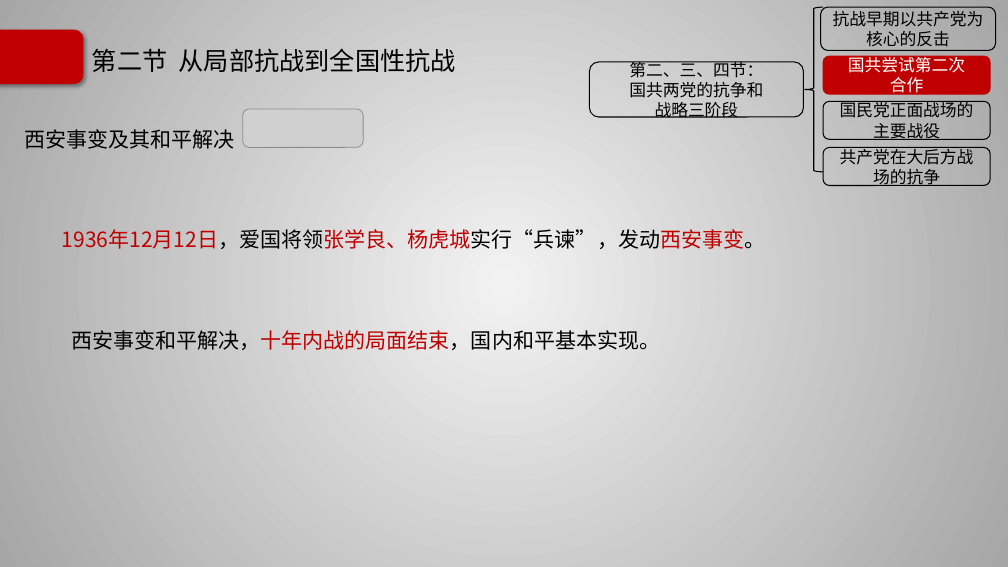
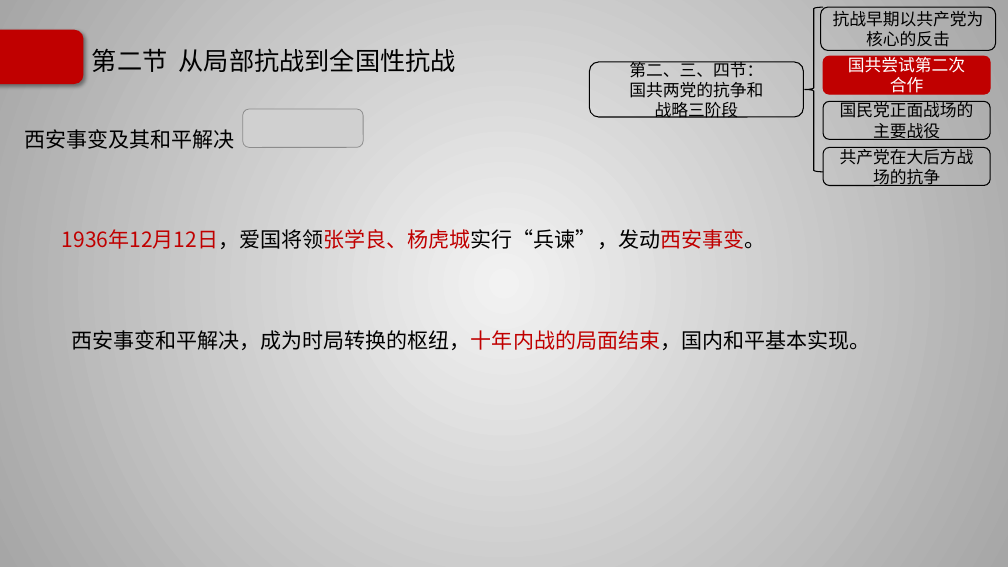
Before and after one commit to Call-me-zhy/tangtang, a slide deck: slide 9 of 5 中国近现代史纲要/课件/中国近现代史纲要精讲6.pptx. Drawn at 1008x567 pixels with LibreOffice and Linux fonts; fonts in the diff are those of the drawing; grey boxes stand for pictures; background and template pictures are left out. Boxes give left, top, right and bottom in pixels: in the first picture for what was removed or moved away, otherwise in the second. Text is boxed around its words. In the diff, an @@ line names an element or a change of style, - is before the commit and + after.

```diff
--- a/5 中国近现代史纲要/课件/中国近现代史纲要精讲6.pptx
+++ b/5 中国近现代史纲要/课件/中国近现代史纲要精讲6.pptx
@@ text at (x1=71, y1=330, x2=870, y2=350): text changed @@
-西安事变和平解决，十年内战的局面结束，国内和平基本实现。
+西安事变和平解决，成为时局转换的枢纽，十年内战的局面结束，国内和平基本实现。
```
Also in this commit, not shown: 11 other slides changed, 7 other files.
